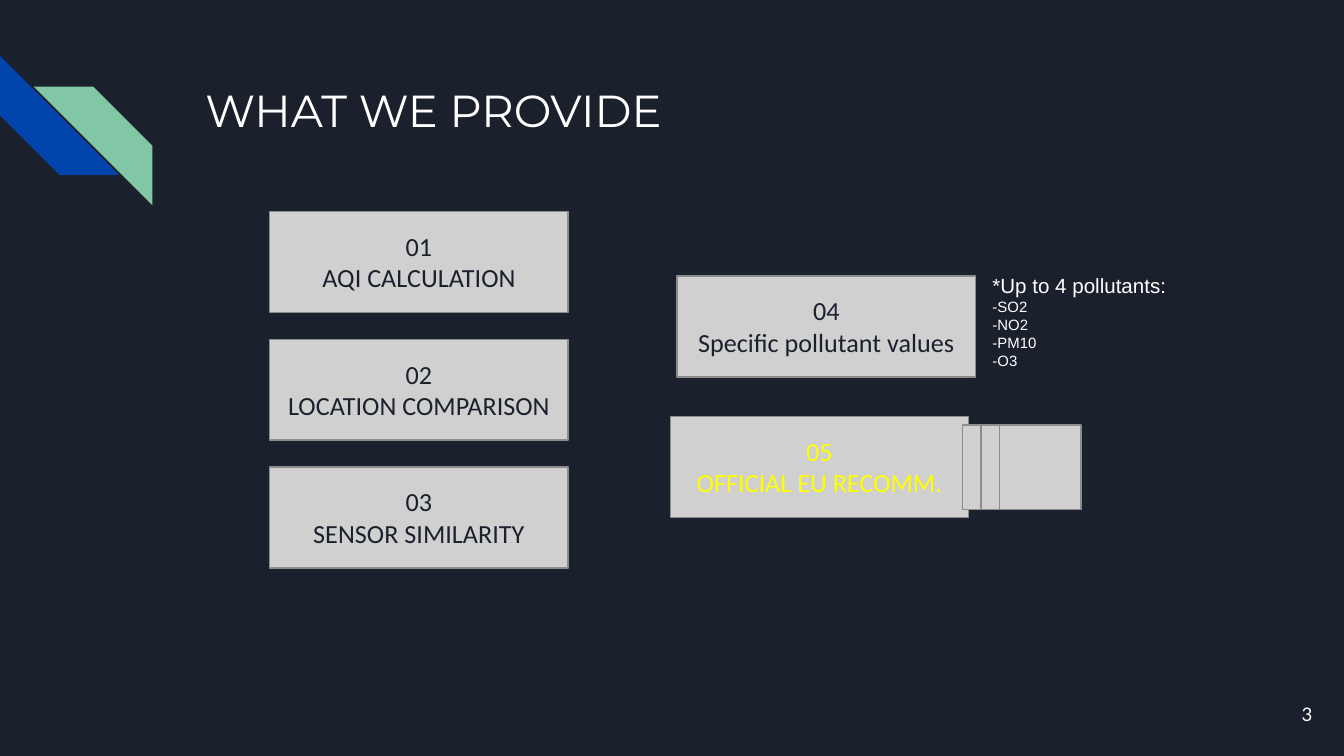
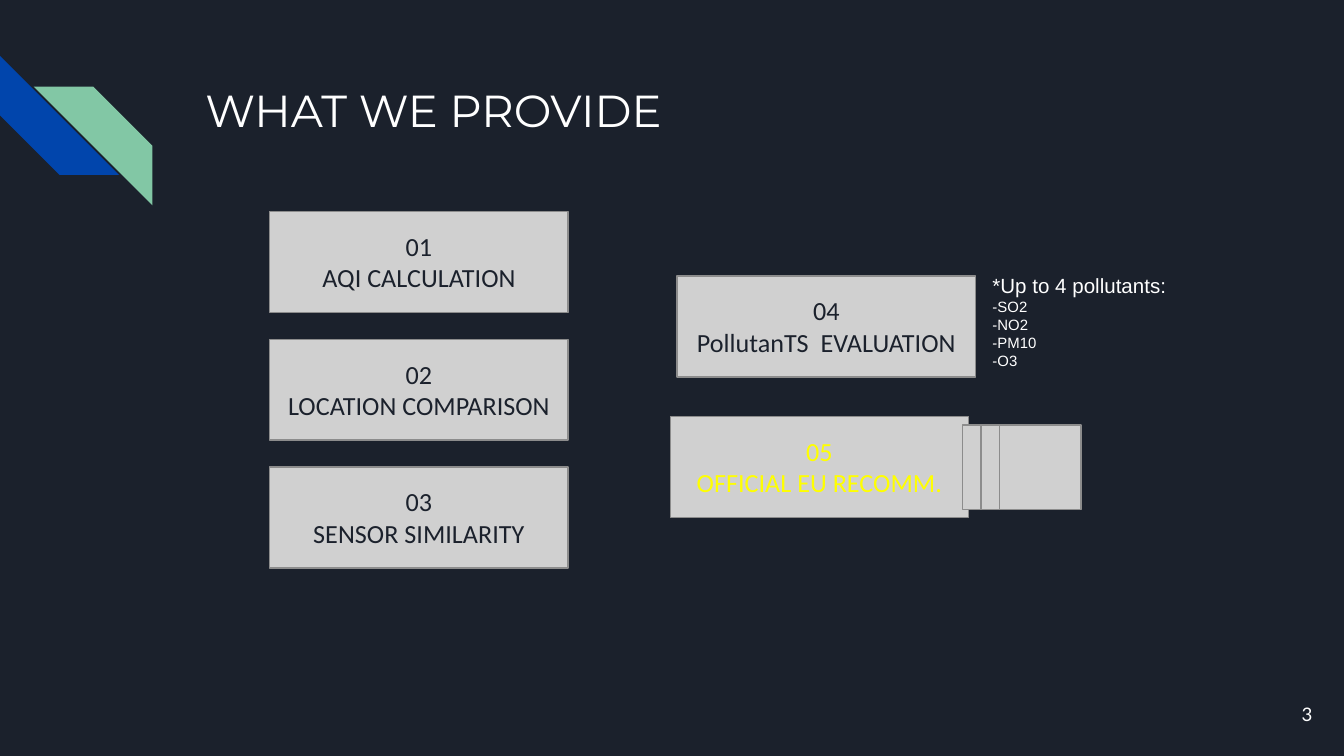
Before and after one commit to GianC0/IST-SOE, a slide deck: slide 3 of presentation.pptx. Drawn at 1344x756 pixels with LibreOffice and Linux fonts; fonts in the diff are those of the drawing; grey boxes stand for pictures. Boxes give left, top, right and bottom in pixels: in the first picture for what was removed or moved away, otherwise in the second. Text is boxed around its words. In the diff, an @@ line names an element or a change of style, - is before the commit and + after.

```diff
--- a/presentation.pptx
+++ b/presentation.pptx
@@ text at (697, 334, 956, 352): text changed @@
-Specific pollutant values
+PollutanTS EVALUATION
```
Also in this commit, not shown: 1 other slide changed, 5 slides added.
